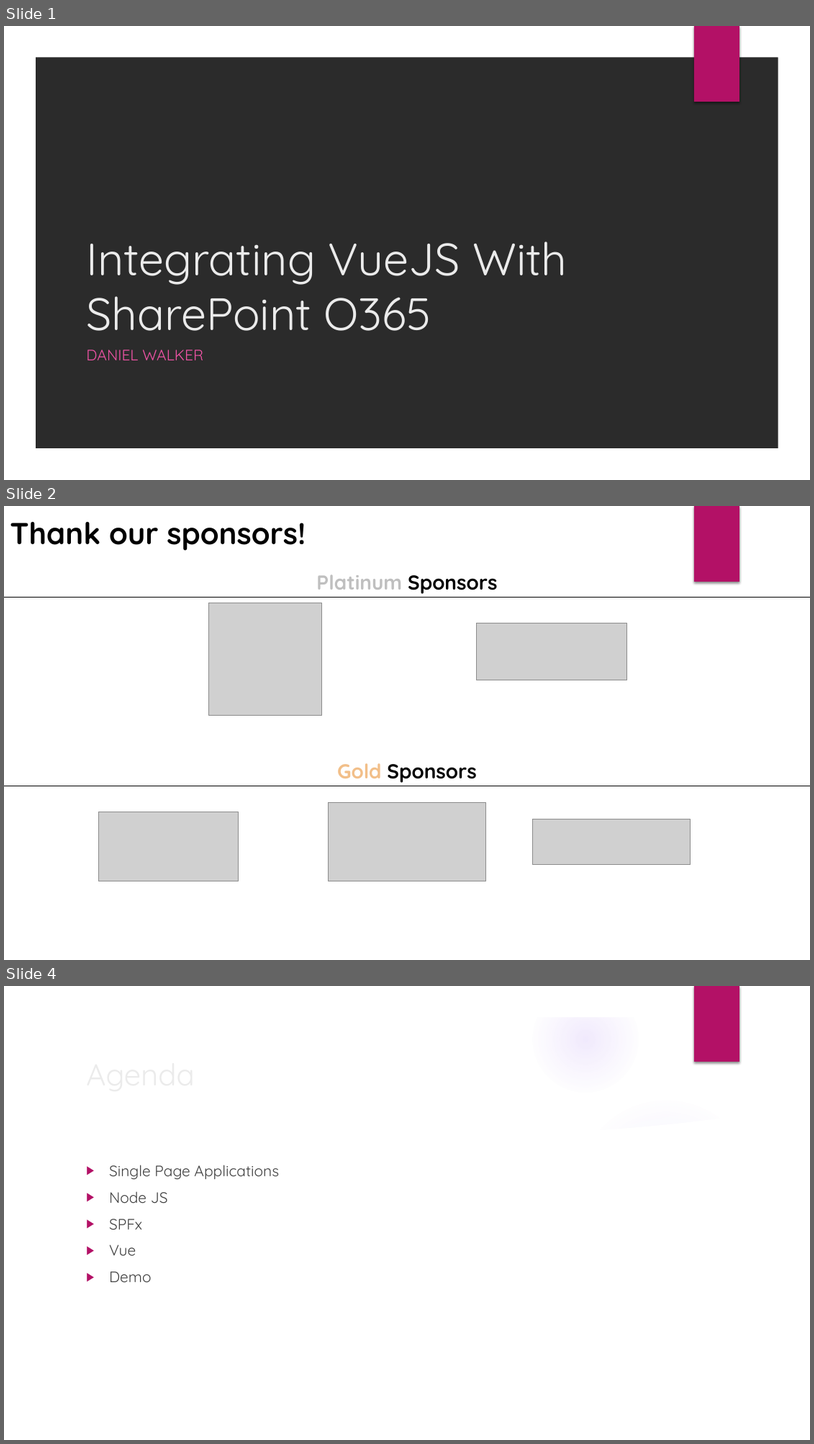
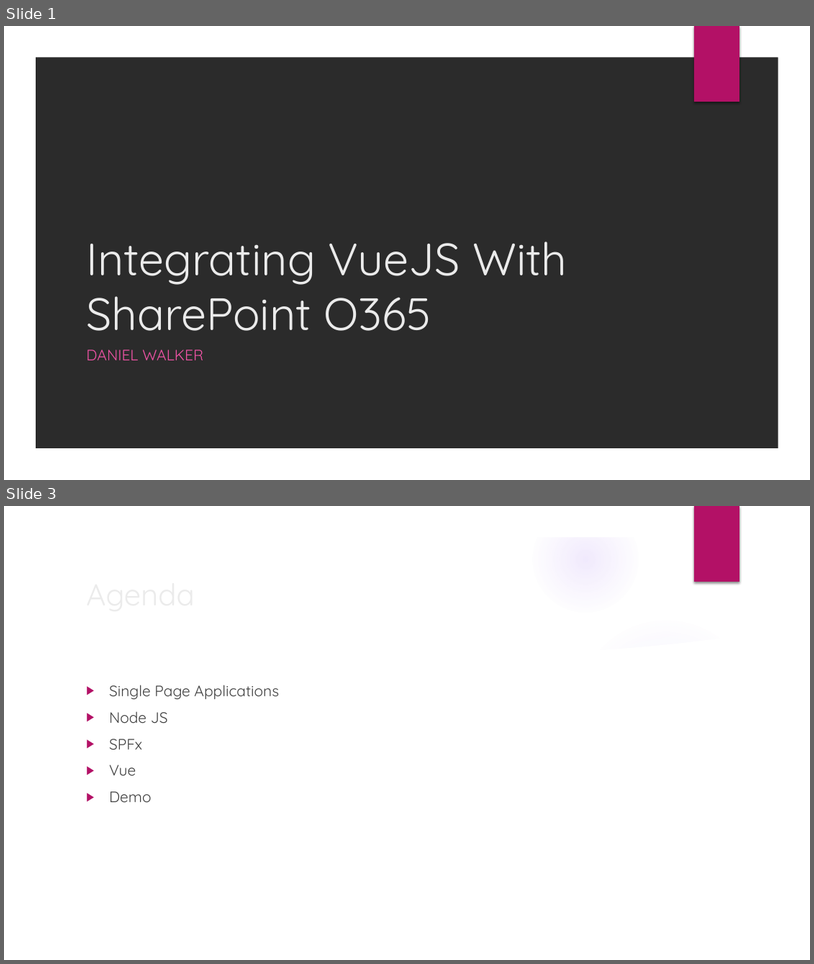
Before and after one commit to spevilgenius/SharePointSaturdays, a slide deck: Incorporating VueJS With SharePoint_O365.pptx. Shown one above the other, each under a label of ours: slides 1, 2 and 4 before the commit, slides 1 and 3 after it; the slides between them are not shown. The pictures are 814x1444 and 814x964 pixels, drawn with LibreOffice and Linux fonts; fonts in the diff are those of the drawing; grey boxes stand for pictures; background and template pictures are left out; a plain dark background stands for a picture behind light text. Boxes give left, top, right and bottom in pixels: in the first picture for what was removed or moved away, otherwise in the second. Text is boxed around its words. In the diff, an @@ line names an element or a change of style, - is before the commit and + after.

```diff
--- a/Incorporating VueJS With SharePoint_O365.pptx
+++ b/Incorporating VueJS With SharePoint_O365.pptx
@@ slide 2 removed at [4,506,810,960], background #FFFFFF; not listed: 1 template element that a slide beside it also shows @@
@@ text removed at [10,522,306,551] @@
-Thank our sponsors!
@@ text removed at [316,575,497,594] @@
-Platinum Sponsors
@@ line removed from (4, 597) to (810, 597) @@
@@ picture removed at [209,603,322,716] @@
@@ picture removed at [477,623,628,680] @@
@@ text removed at [337,763,476,782] @@
-Gold Sponsors
@@ line removed from (4, 785) to (810, 785) @@
@@ picture removed at [328,803,486,881] @@
@@ picture removed at [98,811,238,881] @@
@@ picture removed at [533,818,691,864] @@
@@ what was slide 4 is now slide 3 @@
```
Also in this commit, not shown: 2 slides changed.
